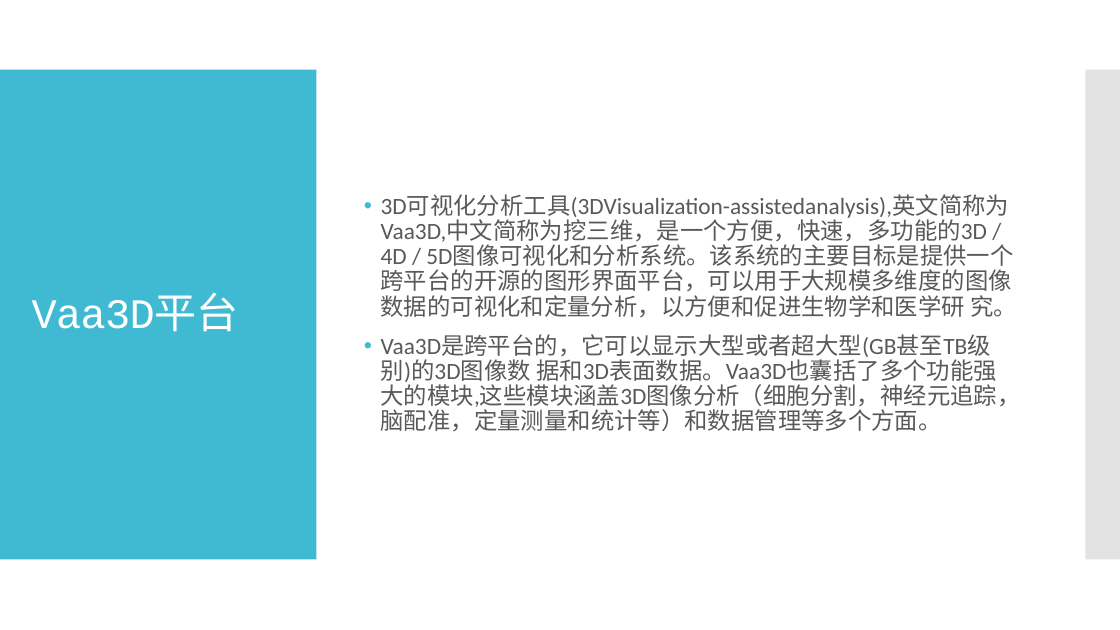
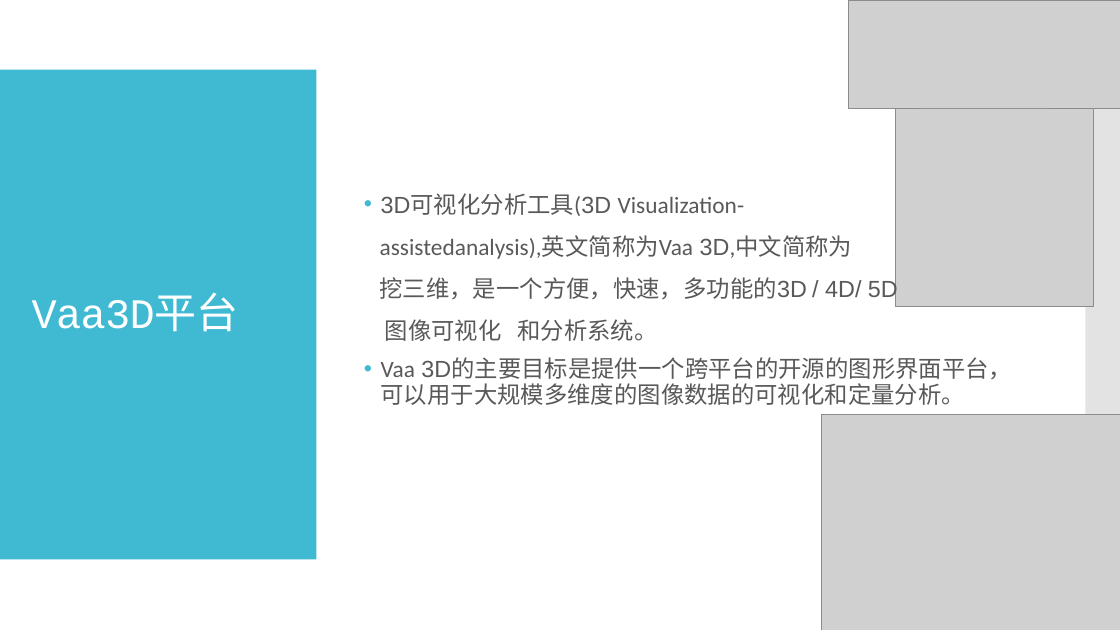
Before and after one commit to binWW/SchoolReport-Private-, a slide deck: slide 6 of 毕业论文/硕士毕业设计答辩.pptx (slide 8 before the commit). Drawn at 1120x630 pixels with LibreOffice and Linux fonts; fonts in the diff are those of the drawing; grey boxes stand for pictures. Boxes give left, top, right and bottom in pixels: in the first picture for what was removed or moved away, otherwise in the second. Text is boxed around its words. In the diff, an @@ line names an element or a change of style, - is before the commit and + after.

```diff
--- a/毕业论文/硕士毕业设计答辩.pptx
+++ b/毕业论文/硕士毕业设计答辩.pptx
@@ picture added at [849,0,1120,108] @@
@@ picture added at [896,108,1094,307] @@
@@ text at [380,194,1012,405]: text changed @@
-• 3D可视化分析工具(3DVisualization-assistedanalysis),英文简称为Vaa3D,中文简称为挖三维，是一个方便，快速，多功能的3D / 4D / 5D图像可视化和分析系统。该系统的主要目标是提供一个跨平台的开源的图形界面平台，可以用于大规模多维度的图像数据的可视化和定量分析，以方便和促进生物学和医学研 究。
-• Vaa3D是跨平台的，它可以显示大型或者超大型(GB甚至TB级别)的3D图像数 据和3D表面数据。Vaa3D也囊括了多个功能强大的模块,这些模块涵盖3D图像分析（细胞分割，神经元追踪，脑配准，定量测量和统计等）和数据管理等多个方面。
+• 3D可视化分析工具(3D Visualization-
+assistedanalysis),英文简称为Vaa 3D,中文简称为
+挖三维，是一个方便，快速，多功能的3D / 4D/ 5D
+图像可视化 和分析系统。
+• Vaa 3D的主要目标是提供一个跨平台的开源的图形界面平台，可以用于大规模多维度的图像数据的可视化和定量分析。
@@ picture added at [822,414,1120,630] @@
```
Also in this commit, not shown: 26 other slides changed, 2 slides added, 7 slides removed, 6 other files.
